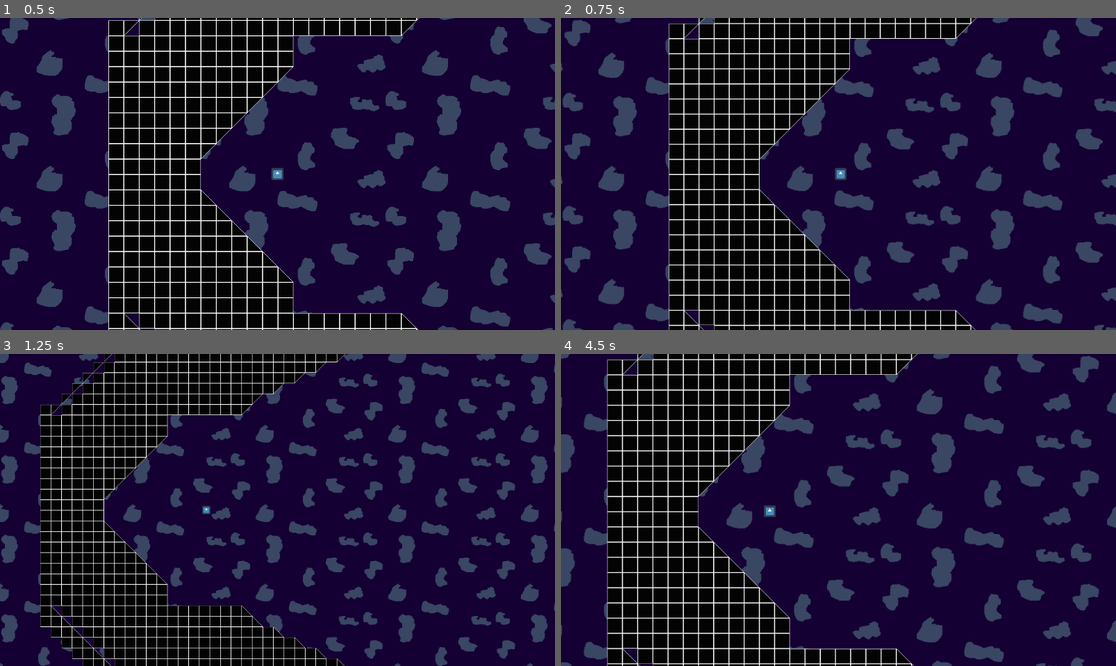
Above: before the commit, frames 1-4 (two rows, left to right).
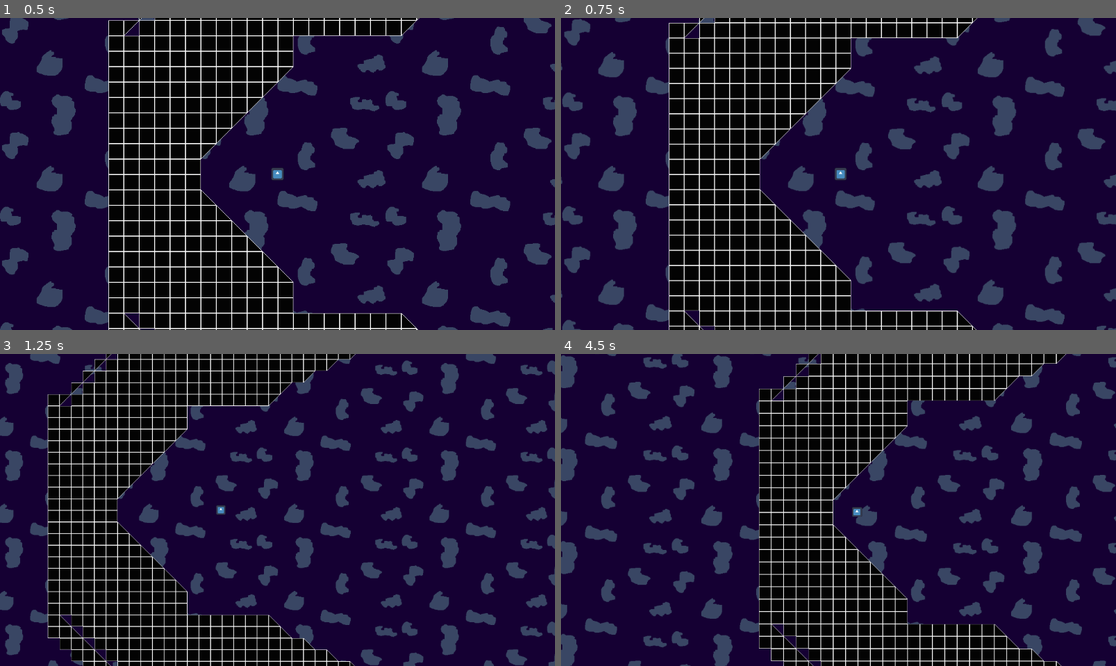
Above: after the commit, the same moments.

Repository: trurohawkins/speed-fish
Game: Godot game, scene res://Scenes/main.tscn
The game is run twice, just before and just after one commit, with the same random seed, the same clock (stepped at 60 frames per second) and the same inputs. The engine's default icon, where the game draws it, is replaced by a stand-in: a white triangle on a blue panel in a dark square.
Inputs:
- Up to frame 1 (0.5 s): no input
- Up to frame 2 (0.75 s): tap Enter at 0.5 s; hold D from 0.53 s (still down)
- Up to frame 3 (1.25 s): keep holding D
- Up to frame 4 (4.5 s): release D at 1.28 s; hold S 1.28-2.03 s; hold D 2.03-2.78 s; hold W 2.78-3.53 s; hold A from 3.53 s (still down)

Frame 1 is identical in both runs. In frame 2, 9.7% of the frame differs, in the area x 0-100%, y 0-100%; in frame 3, 33%; in frame 4, 63%.

Commit message:
Fix 6-way movement

Diff:
--- a/Scripts/player.gd
+++ b/Scripts/player.gd
@@ -1,31 +1,31 @@
 extends CharacterBody2D
 
-@export var speed: int = 300
-@export var acceleration: float = 10
-@export var top_speed: int = 2000
-@export var friction: float = 80
+@export var acceleration: float = 500
+@export var top_speed: int = 1000
+@export var friction: float = 200
 @export var buoyancy_speed: float = 100
 @export var crash_limit: float = 400
 var GM
 
 var facing_direction: Vector2 = Vector2.RIGHT
 var current_velocity: Vector2 = Vector2.ZERO
+var current_speed: float = 0.0
 
 func _physics_process(delta):
 	var input_direction = Vector2.ZERO
 
 	# Map inputs directly to allowed directions
 	if Input.is_key_pressed(KEY_A) and Input.is_key_pressed(KEY_W):
-		input_direction = Vector2(-0.707, -0.707)  # Up-Left
+		input_direction = Vector2(-0.75, -0.75)  # Up-Left
 		facing_direction = Vector2.LEFT
 	elif Input.is_key_pressed(KEY_A) and Input.is_key_pressed(KEY_S):
-		input_direction = Vector2(-0.707, 0.707)   # Down-Left
+		input_direction = Vector2(-0.75, 0.75)   # Down-Left
 		facing_direction = Vector2.LEFT
 	elif Input.is_key_pressed(KEY_D) and Input.is_key_pressed(KEY_W):
-		input_direction = Vector2(0.707, -0.707)   # Up-Right
+		input_direction = Vector2(0.75, -0.75)   # Up-Right
 		facing_direction = Vector2.RIGHT
 	elif Input.is_key_pressed(KEY_D) and Input.is_key_pressed(KEY_S):
-		input_direction = Vector2(0.707, 0.707)    # Down-Right
+		input_direction = Vector2(0.75, 0.75)    # Down-Right
 		facing_direction = Vector2.RIGHT
 	elif Input.is_key_pressed(KEY_A):
 		input_direction = Vector2.LEFT              # Left
@@ -35,35 +35,38 @@
 		facing_direction = Vector2.RIGHT
 	elif Input.is_key_pressed(KEY_W):
 		if facing_direction == Vector2.RIGHT:
-			input_direction = Vector2(0.707, -0.707)
+			input_direction = Vector2(0.75, -0.75)
 		else:
-			input_direction = Vector2(-0.707, -0.707)
+			input_direction = Vector2(-0.75, -0.75)
 	elif Input.is_key_pressed(KEY_S):
 		if facing_direction == Vector2.RIGHT:
-			input_direction = Vector2(0.707, 0.707)
+			input_direction = Vector2(0.75, 0.75)
 		else:
-			input_direction = Vector2(-0.707, 0.707)
+			input_direction = Vector2(-0.75, 0.75)
 
-	# Calculate target velocity
-	var target_velocity = input_direction * top_speed
+	if velocity.x > 0 and input_direction.x < 0:
+		if current_speed < 0:
+			current_speed = 0
+		if current_speed > acceleration:
+			input_direction.x = 0
+	if velocity.x < 0 and input_direction.x > 0:
+		current_speed -= acceleration
+		if current_speed < 0:
+			current_speed = 0
+		if current_speed > acceleration:
+			input_direction.x = 0
 
 	# Apply acceleration or friction
 	if input_direction != Vector2.ZERO:
-		# Check if we're reversing direction (moving opposite to input)
-		var is_reversing = current_velocity.length() > 0 and current_velocity.dot(input_direction) < 0
+		current_speed += acceleration * delta
+		if current_speed >= top_speed:
+			current_speed = top_speed
+		velocity = input_direction * current_speed
+	else:
+		current_speed -= friction
+		if current_speed < 0:
+			current_speed = 0
 
-		# Use different acceleration values for normal vs reversing
-		var current_acceleration = acceleration * 0.5 if is_reversing else acceleration
-
-		# Accelerate toward target velocity
-		#current_velocity = current_velocity.move_toward(target_velocity, current_acceleration * delta * 60)
-		velocity = velocity.move_toward(target_velocity, current_acceleration * delta * 60)
-	else:
-		# Apply friction when no input
-		#current_velocity = current_velocity.move_toward(Vector2.ZERO, friction * delta * 60)
-		velocity = velocity.move_toward(Vector2.ZERO, friction * delta * 60)
-	#changed to velocity instead of current_velocity, because now when we move_and_slide into an obstacle
-	#the velocity is changed
 	buoyancy(delta)
 	current_velocity = velocity
 
